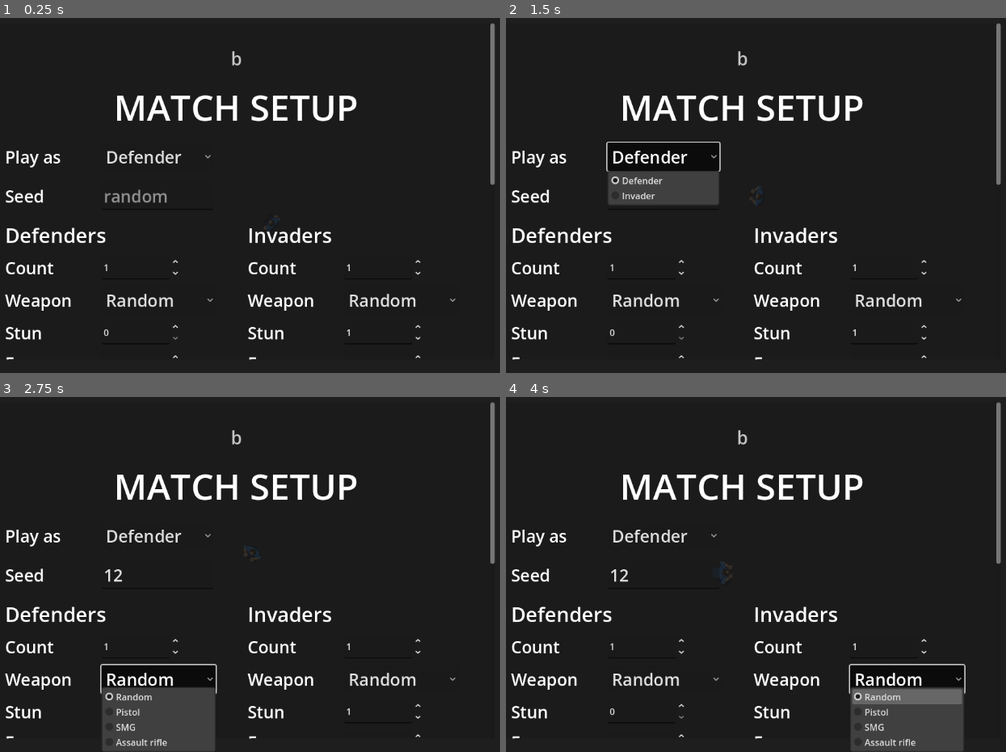
Above: before the commit, frames 1-4 (two rows, left to right).
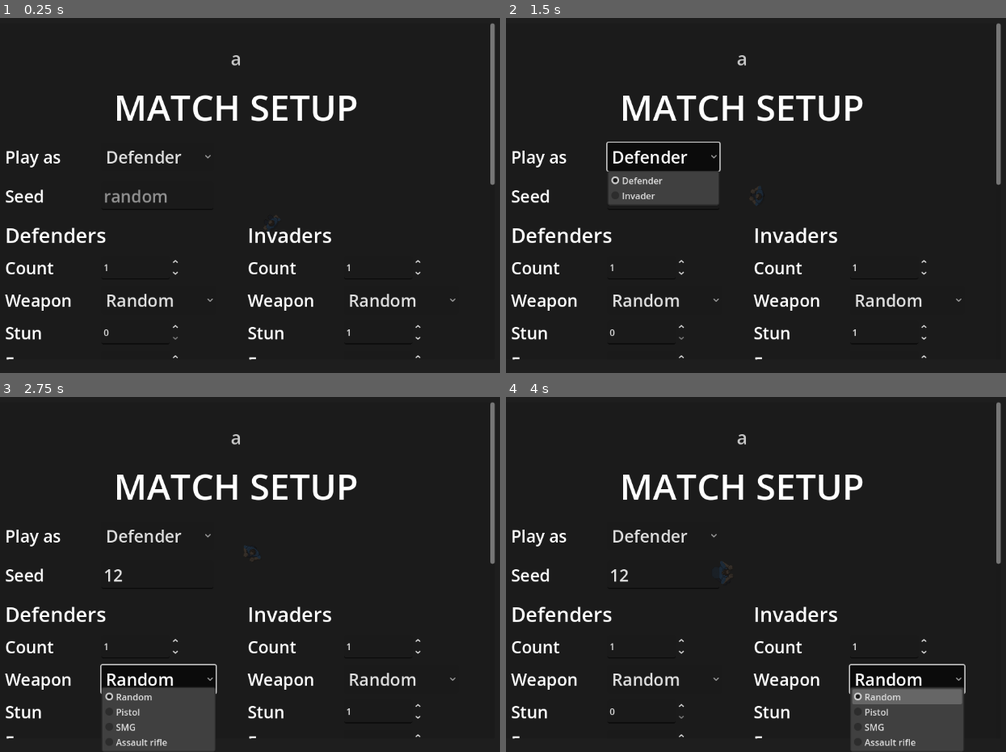
Above: after the commit, the same moments.

Repository: AnthonyThomasson/Example-Godot
Game: Godot game, scene res://scenes/main.tscn
Two runs of this game, one before a commit and one after it. Both use one fixed random seed, a clock stepped at 60 frames per second and the inputs below.
Inputs (mouse positions are in pixels of both pictures, inside the frame that each line leads up to):
- Up to frame 1 (0.25 s): no input
- Up to frame 2 (1.5 s): click (661, 195) at 0.52 s; type "12" at 0.6 s; click "Defender" at 1.25 s
- Up to frame 3 (2.75 s): click "Random" at 2 s
- Up to frame 4 (4 s): click "Random" at 2.75 s; tap Enter at 3.5 s; move the mouse to (886, 553) at 3.52 s; hold Up from 3.53 s (still down); tap C (crouch) at 3.6 s; click (886, 553) at 3.67 s; tap Space (interact) at 3.8 s

The runs differ from the first frame. In frame 1, less than 0.1% of the frame differs, in the area x 46-49%, y 9-14%; in frame 2, less than 0.1%; in frame 3, less than 0.1%; in frame 4, less than 0.1%.

Commit message:
Drop the character parameter from Watch's and SearchCoverage's functions, handing the body once through Behavior.bind
R14: the static Watch.ease_gaze keeps its body parameter.

Co-Authored-By: Claude Fable 5.1 <noreply@anthropic.com>

Diff:
--- a/scenes/ai/behavior/behavior.gd
+++ b/scenes/ai/behavior/behavior.gd
@@ -172,6 +172,8 @@
 ## character it drives.
 func bind(character: Node) -> void:
 	_loco.bind(character)
+	_coverage.bind(character)
+	_watch.bind(character)
 
 
 ## Push the current config into the Locomotion child and the coverage and combat modules. The behaviour's own
@@ -801,7 +803,7 @@
 		return
 	if _resting():
 		_gaze = "doors"
-		_watch.idle_gaze(character, delta)
+		_watch.idle_gaze(delta)
 
 
 ## Whether the running primitive leaves the NPC standing with nowhere in particular to look: a hold, a reload, a move that has
@@ -903,13 +905,13 @@
 			_arrived = _loco.reached(_point)
 		if _arrived:
 			if _look_around:
-				_coverage.begin(character)
+				_coverage.begin()
 			else:
 				_resolved = true
 	if not _arrived:
 		_loco.move_to(_point)
 	elif _look_around:
-		if _coverage.step(character, delta):  # Look around until the room is covered by sight.
+		if _coverage.step(delta):  # Look around until the room is covered by sight.
 			_look_around = false
 			_resolved = true
 			var covered: String = _loco.room_key_at(character.global_position)
@@ -936,7 +938,7 @@
 		&"point":
 			character.aim_point = _point
 			return
-	var ahead: Vector2 = _watch.travel_point(character)
+	var ahead: Vector2 = _watch.travel_point()
 	if ahead != Vector2.INF:
 		character.aim_point = ahead
 	elif character.move_input != Vector2.ZERO:
--- a/scenes/ai/behavior/entry.gd
+++ b/scenes/ai/behavior/entry.gd
@@ -952,7 +952,7 @@
 		_finish(character, team)
 	elif _dwell >= corner_dwell:
 		_set_phase(character, "clear")
-		_coverage.begin(character)
+		_coverage.begin()
 
 
 ## Cover the room by sight; when done, and the rest of the stack is in too (or has had `ready_timeout` to come), radio
@@ -962,7 +962,7 @@
 		_finish(character, team)
 		return
 	if not _covered:
-		_covered = _coverage.step(character, delta)
+		_covered = _coverage.step(delta)
 		return
 	character.move_input = Vector2.ZERO
 	_look_toward(character, _across_from(character.global_position), delta)
--- a/scenes/ai/behavior/search_coverage.gd
+++ b/scenes/ai/behavior/search_coverage.gd
@@ -23,12 +23,18 @@
 
 var _loco: Node                   ## The Locomotion child (pathing, rooms, navmesh test).
 var _perception: Node             ## The perception sub-domain (what is in sight).
+var _character: Node              ## The NPC's body, handed in once by `bind`.
 
 
 ## Capture the locomotion and the perception. Called once by `Behavior.setup()`.
 func setup(loco: Node, perception: Node) -> void:
 	_loco = loco
 	_perception = perception
+
+
+## Hand in the NPC's body. Called once by `Behavior.bind()`.
+func bind(character: Node) -> void:
+	_character = character
 
 
 ## Forget the room being covered (a new leaf is adopted); points are sampled again on the next arrival.
@@ -42,30 +48,30 @@
 ## Start covering the room on arrival: lock the room, sample it into points to be seen, and begin the time budget.
 ## The room key may be "" (an explore point in no room); then the sample is empty and `step()` finishes at once
 ## (a single look), which is the graceful fallback.
-func begin(character) -> void:
-	room = _loco.room_key_at(character.global_position)
+func begin() -> void:
+	room = _loco.room_key_at(_character.global_position)
 	points = sample_room(room)
 	unseen = points.duplicate()
-	target = character.global_position
+	target = _character.global_position
 	budget = budget_max
 
 
 ## One tick of coverage: drop every sample point now in sight, then — if the room isn't covered yet and the budget holds —
 ## turn the gaze toward the nearest unseen point and, when it is far or its line is blocked (behind furniture), walk
 ## toward it so a new vantage reveals it. True once `target_fraction` of the points are seen or the budget runs out.
-func step(character, delta: float) -> bool:
+func step(delta: float) -> bool:
 	for p in _perception.visible_points(unseen):
 		unseen.erase(p)
 	budget -= delta
 	if unseen.size() <= floori(points.size() * (1.0 - target_fraction)) or budget <= 0.0:
 		return true
-	var self_pos: Vector2 = character.global_position
+	var self_pos: Vector2 = _character.global_position
 	target = _nearest(self_pos, unseen)
-	Watch.ease_gaze(character, target, look_rate, delta)
+	Watch.ease_gaze(_character, target, look_rate, delta)
 	if self_pos.distance_to(target) > approach or not _perception.has_line_to(null, target):
 		_loco.move_to(_loco.reachable(target))  # Relocate to see a far / occluded part of the room.
 	else:
-		character.move_input = Vector2.ZERO  # Close with a clear line: stand and turn, the cone will catch it.
+		_character.move_input = Vector2.ZERO  # Close with a clear line: stand and turn, the cone will catch it.
 	return false
 
 
--- a/scenes/ai/behavior/watch.gd
+++ b/scenes/ai/behavior/watch.gd
@@ -37,12 +37,18 @@
 var _doors: Array = []            ## That room's doorway points worth watching, in a turn around the room.
 var _door := 0                    ## Which of them is being looked at.
 var _dwell := 0.0                 ## Seconds left looking at it.
+var _character: Node              ## The NPC's body, handed in once by `bind`.
 
 
 ## Capture the locomotion and the perception. Called once by `Behavior.setup()`.
 func setup(loco: Node, perception: Node) -> void:
 	_loco = loco
 	_perception = perception
+
+
+## Hand in the NPC's body. Called once by `Behavior.bind()`.
+func bind(character: Node) -> void:
+	_character = character
 
 
 ## The contact that takes the NPC's eyes from `hostiles` (the known hostile contacts, hostile first and nearest first): the
@@ -72,12 +78,12 @@
 ## a clear line to. Along a straight walk that is well ahead; at a doorway it is through the door as soon as it can see
 ## through, and the wall beside it never (the immediate waypoint hugs the jamb, and facing it looks at the jamb).
 ## Vector2.INF with no walk or no clear point (the caller then looks where it steers).
-func travel_point(character) -> Vector2:
+func travel_point() -> Vector2:
 	var walk: Dictionary = _loco.path_ahead()
 	if walk.is_empty():
 		return Vector2.INF
 	var path: PackedVector2Array = walk["path"]
-	var from: Vector2 = character.global_position
+	var from: Vector2 = _character.global_position
 	var best := Vector2.INF
 	var prev := from
 	var walked := 0.0
@@ -100,17 +106,17 @@
 ## Resting with nothing to look at: turn to each doorway of the room in turn, `door_dwell` s apiece, easing between them. Does
 ## nothing outdoors or in a room with no doorway in line (the gaze it has stays). A fresh NPC that was never given an aim looks
 ## where its body points, not at the world's origin.
-func idle_gaze(character, delta: float) -> void:
-	var here: Vector2 = character.global_position
-	if character.aim_point == Vector2.ZERO:
-		character.aim_point = here + (character.facing as Vector2) * 100.0
+func idle_gaze(delta: float) -> void:
+	var here: Vector2 = _character.global_position
+	if _character.aim_point == Vector2.ZERO:
+		_character.aim_point = here + (_character.facing as Vector2) * 100.0
 	var room: String = _loco.room_key_at(here)
 	if room != _room or _dwell <= 0.0:
-		_pick_door(character, room)
+		_pick_door(room)
 	_dwell -= delta
 	if _doors.is_empty():
 		return
-	ease_gaze(character, _doors[_door], look_rate, delta)
+	ease_gaze(_character, _doors[_door], look_rate, delta)
 
 
 ## Forget the doorway being watched (a new order is taken): the next resting NPC starts again from the nearest.
@@ -122,12 +128,12 @@
 
 ## Choose the next doorway to watch. On entering a room (or the first time) the nearest in line; afterwards the next one
 ## round the NPC, so it sweeps all of them.
-func _pick_door(character, room: String) -> void:
-	var here: Vector2 = character.global_position
+func _pick_door(room: String) -> void:
+	var here: Vector2 = _character.global_position
 	var fresh := room != _room or _doors.is_empty()
 	if fresh:
 		_room = room
-		_doors = _doors_of(character, room)
+		_doors = _doors_of(room)
 		_door = _nearest(_doors, here)
 	elif not _doors.is_empty():
 		_door = (_door + 1) % _doors.size()
@@ -136,8 +142,8 @@
 
 ## The room's doorways worth watching from where the NPC stands, ordered by the angle they lie at round it: those with a clear
 ## line to them and not right under its feet.
-func _doors_of(character, room: String) -> Array:
-	var here: Vector2 = character.global_position
+func _doors_of(room: String) -> Array:
+	var here: Vector2 = _character.global_position
 	var points: Array = []
 	if room == "":
 		return points
